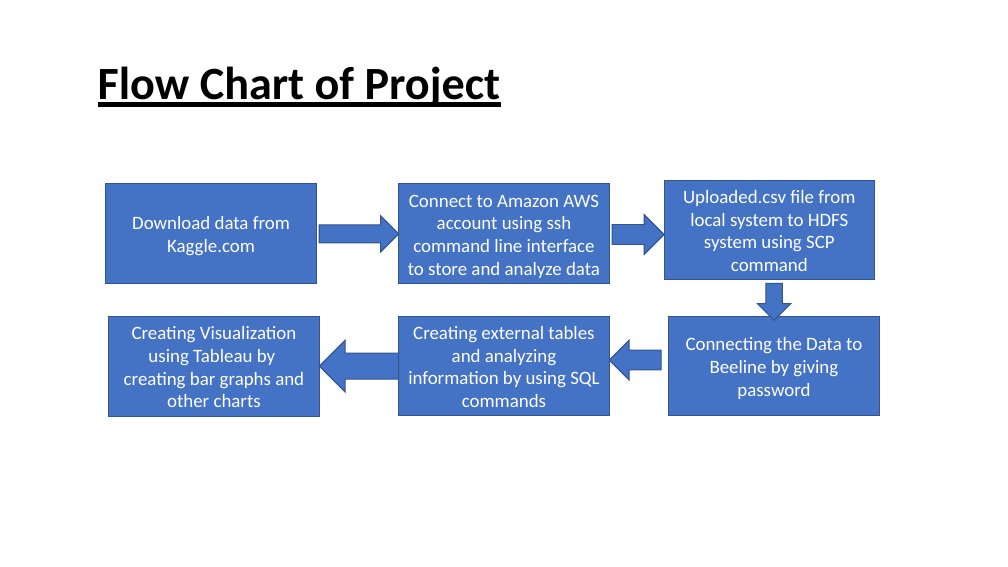
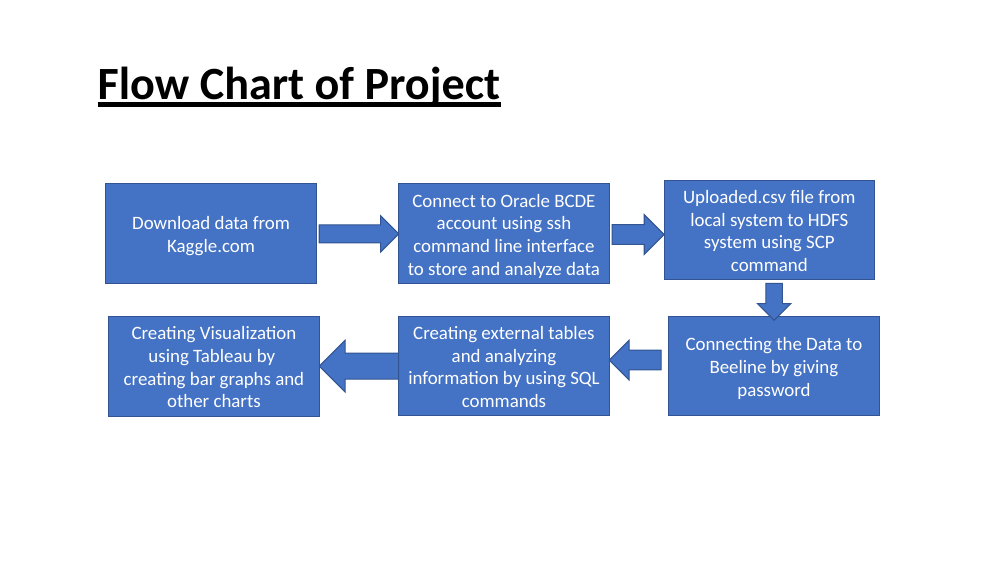
Before and after one commit to esrinivas08/NFL-Data-Analysis, a slide deck: slide 10 of 5200 Presentation1-2.pptx. Drawn at 1008x567 pixels with LibreOffice and Linux fonts; fonts in the diff are those of the drawing; background and template pictures are left out. Boxes give left, top, right and bottom in pixels: in the first picture for what was removed or moved away, otherwise in the second. Text is boxed around its words. In the diff, an @@ line names an element or a change of style, - is before the commit and + after.

```diff
--- a/5200 Presentation1-2.pptx
+++ b/5200 Presentation1-2.pptx
@@ text in rectangle at [408, 194, 600, 278]: text changed @@
-Connect to Amazon AWS account using ssh command line interface to store and analyze data
+Connect to Oracle BCDE account using ssh command line interface to store and analyze data
```
